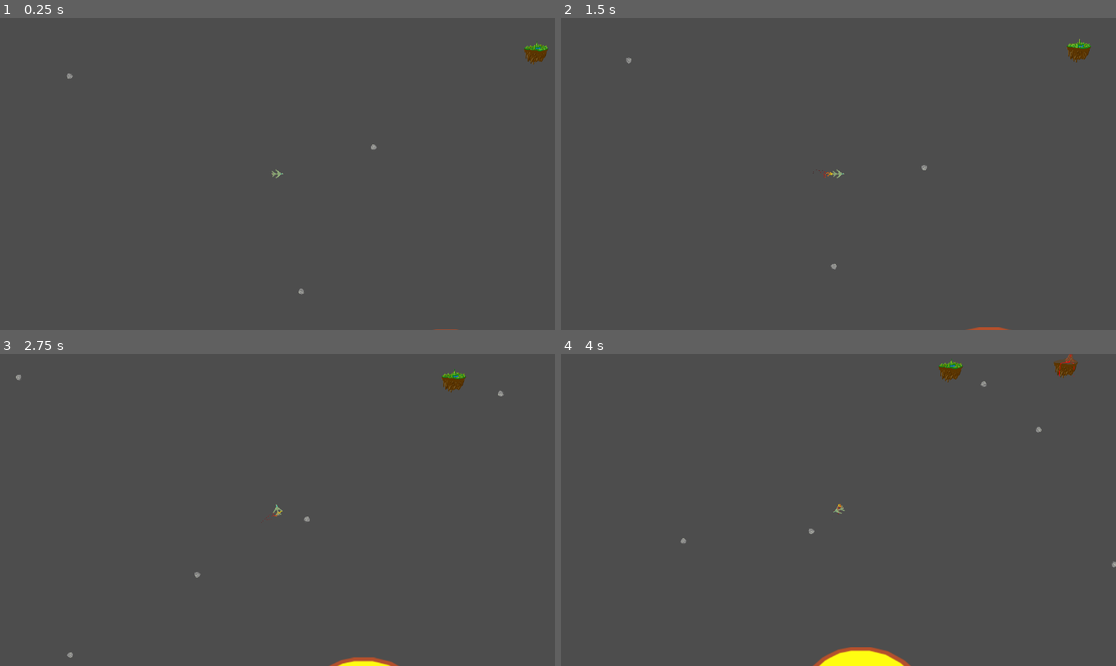
Above: before the commit, frames 1-4 (two rows, left to right).
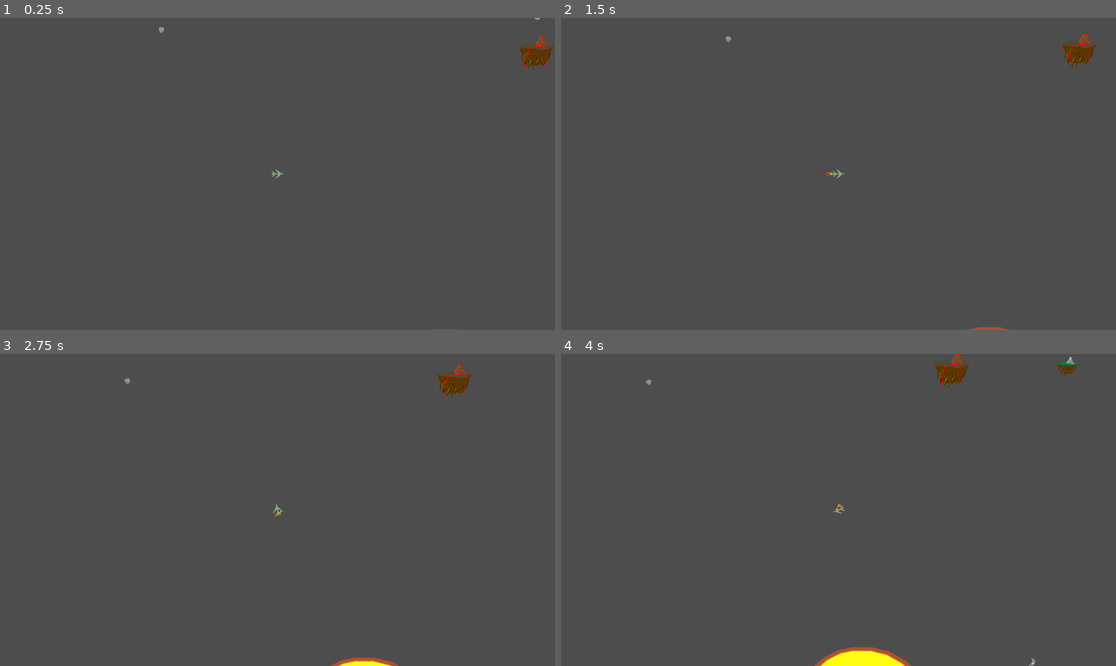
Above: after the commit, the same moments.

Repository: thekevalian/Space-Race
Game: Godot game, scene res://Scenes/planet_body_gen.tscn
Two runs of this game, one before a commit and one after it. Both use one fixed random seed, a clock stepped at 60 frames per second and the inputs below.
Inputs:
- Up to frame 1 (0.25 s): no input
- Up to frame 2 (1.5 s): hold W from 0.53 s (still down)
- Up to frame 3 (2.75 s): release W at 2.03 s; hold A from 2.03 s (still down)
- Up to frame 4 (4 s): keep holding A

The runs differ from the first frame. In frame 1, 0.3% of the frame differs, in the area x 12-100%, y 0-89%; in frame 2, 0.3%; in frame 3, 0.4%; in frame 4, 0.6%, in the area x 15-100%, y 0-100%.

Commit message:
Added Controller Support and very simple start screen

Diff:
--- a/space-race/Metadata/space_objects.json
+++ b/space-race/Metadata/space_objects.json
@@ -17,27 +17,27 @@
 		},
 		"FloatingIsland1": {
 			"filename": "FloatingIsland1.png",
-			"mass": 1e4,
-			"radius": 25
+			"mass": 5e5,
+			"radius": 20
 		},
 		"FloatingIsland2": {
 			"filename": "FloatingIsland2.png",
-			"mass": 1e4,
-			"radius": 25
+			"mass": 3e4,
+			"radius": 35
 		},
 		"FloatingIsland3": {
 			"filename": "FloatingIsland3.png",
-			"mass": 1e4,
+			"mass": 1e5,
 			"radius": 25
 		},
 		"Donut": {
 			"filename": "Donut.png",
-			"mass": 1e4,
-			"radius": 25
+			"mass": 2e6,
+			"radius": 30
 		},
 		"Moon2Crescent": {
 			"filename": "Moon2Crescent.png",
-			"mass": 1e3,
+			"mass": 4.5e4,
 			"radius": 10
 		}
 	},
--- a/space-race/Scenes/Player.tscn
+++ b/space-race/Scenes/Player.tscn
@@ -16,6 +16,9 @@
 [node name="RigidBody2D" type="RigidBody2D"]
 gravity_scale = 0.0
 script = ExtResource("1_kyqiw")
+thrust_force = null
+rotation_speed = null
+world_bounds = null
 
 [node name="Sprite2D" type="Sprite2D" parent="."]
 texture_filter = 2
--- /dev/null
+++ b/space-race/Scenes/StartScreen.tscn
@@ -0,0 +1,19 @@
+[gd_scene load_steps=2 format=3 uid="uid://dk3d8e16ydopb"]
+
+[ext_resource type="Script" uid="uid://c1vuydbfwp64h" path="res://Scripts/StartButton.gd" id="1_ko4ly"]
+
+[node name="Node2D" type="Node2D"]
+position = Vector2(496, 235)
+
+[node name="Button" type="Button" parent="."]
+top_level = true
+visibility_layer = 512
+texture_filter = 1
+offset_left = 488.0
+offset_top = 308.0
+offset_right = 578.0
+offset_bottom = 339.0
+scale = Vector2(2, 2)
+text = "Start the Game"
+script = ExtResource("1_ko4ly")
+metadata/_edit_use_anchors_ = true
--- a/space-race/Scenes/planet_body_gen.tscn
+++ b/space-race/Scenes/planet_body_gen.tscn
@@ -8,3 +8,6 @@
 
 [node name="RigidBody2D" parent="." instance=ExtResource("2_txtl6")]
 position = Vector2(3, -2)
+thrust_force = 80.0
+rotation_speed = 8.0
+world_bounds = Rect2(-1000, -1000, 2000, 2000)
--- a/space-race/Scripts/Player_Movement.gd
+++ b/space-race/Scripts/Player_Movement.gd
@@ -15,6 +15,32 @@
 var dead = false
 
 var zoom = Vector2(3, 3)
+# In your player script
+const PlanetGen = preload("res://Scripts/planet_body_gen.gd")
+
+@export var world_bounds = Rect2(
+	Vector2(-PlanetGen.MAX_DISPLAY_DISTANCE, -PlanetGen.MAX_DISPLAY_DISTANCE),
+	Vector2(PlanetGen.MAX_DISPLAY_DISTANCE*2, PlanetGen.MAX_DISPLAY_DISTANCE*2)
+)
+
+var joy_id := -1
+var use_joypad := false
+const deadzone := 0.1
+
+func _ready() -> void:
+	var joypads = Input.get_connected_joypads()
+	if len(joypads) == 0:
+		print("No Gamepad Connected")
+	else:
+		joy_id = joypads[0]
+		use_joypad = true
+		print("Joypad Connected")
+
+func get_joy_input(joy_axis : int) -> float:
+	var thrust = (-1*Input.get_joy_axis(joy_id, joy_axis)+1)/2 # Normalize the input to 0-1
+	if thrust < deadzone:
+		thrust = 0
+	return thrust
 
 func _integrate_forces(state: PhysicsDirectBodyState2D) -> void:
 
@@ -36,33 +62,64 @@
 	particleRight.emitting = false
 	active = false
 
-	# Rotate left/right
-	if Input.is_key_pressed(KEY_A):
-		torque -= rotation_speed
-		particleRight.emitting = true
-		active = true
+	if not use_joypad:
+		# Rotate left/right
+		if Input.is_key_pressed(KEY_A):
+			torque -= rotation_speed
+			particleRight.emitting = true
+			active = true
 
-	if Input.is_key_pressed(KEY_D):
-		torque += rotation_speed
-		particleLeft.emitting = true
-		active = true
+		if Input.is_key_pressed(KEY_D):
+			torque += rotation_speed
+			particleLeft.emitting = true
+			active = true
 
-	# Apply rotation torque
-	apply_torque_impulse(torque)
+		# Apply rotation torque
+		apply_torque_impulse(torque)
 
-	# Forward thrust
-	if Input.is_key_pressed(KEY_W):
-		var forward_dir := Vector2.RIGHT.rotated(rotation)
-		thrust = forward_dir * thrust_force * state.step
-		apply_central_impulse(thrust)
-		particleMain.emitting = true
-		active = true
+		# Forward thrust
+		if Input.is_key_pressed(KEY_W):
+			var forward_dir := Vector2.RIGHT.rotated(rotation)
+			thrust = forward_dir * thrust_force * state.step
+			apply_central_impulse(thrust)
+			particleMain.emitting = true
+			active = true
+
+	else:
+		var left_thrust = get_joy_input(0)
+		var middle_thrust = get_joy_input(1)
+		var right_thrust = get_joy_input(2)
+		if left_thrust > 0:
+			torque -= rotation_speed*left_thrust
+			particleRight.emitting = true
+			active = true
+		if right_thrust > 0:
+			torque += rotation_speed
+			particleLeft.emitting = true
+			active = true
+
+		apply_torque_impulse(torque)
+
+		if middle_thrust > 0:
+			var forward_dir := Vector2.RIGHT.rotated(rotation)
+			thrust = forward_dir * thrust_force * state.step * middle_thrust
+			apply_central_impulse(thrust)
+			particleMain.emitting = true
+			active = true
+
 
 	if active and not jets.playing:
 		jets.play()
 	elif not active and jets.playing:
 		jets.stop()
 
+	# Clamp player within the world bounds
+	var pos = state.transform.origin
+	pos.x = clamp(pos.x, world_bounds.position.x, world_bounds.position.x + world_bounds.size.x)
+	pos.y = clamp(pos.y, world_bounds.position.y, world_bounds.position.y + world_bounds.size.y)
+	state.transform.origin = pos
+
+
 	# Optional speed limit (prevents infinite acceleration)
 	#if linear_velocity.length() > max_speed:
 		#linear_velocity = linear_velocity.normalized() * max_speed
--- /dev/null
+++ b/space-race/Scripts/StartButton.gd
@@ -0,0 +1,13 @@
+extends Button
+
+
+# Called when the node enters the scene tree for the first time.
+func _ready() -> void:
+	pass # Replace with function body.
+
+func _pressed() -> void:
+	get_tree().change_scene_to_file("res://Scenes/planet_body_gen.tscn")
+
+# Called every frame. 'delta' is the elapsed time since the previous frame.
+func _process(delta: float) -> void:
+	pass
--- a/space-race/Scripts/planet_body_gen.gd
+++ b/space-race/Scripts/planet_body_gen.gd
@@ -10,6 +10,9 @@
 
 @onready var player: RigidBody2D = $RigidBody2D
 const g = 0.20
+const MIN_PLAYER_DISTANCE = 300.0  # Prevents spawning too close to player
+const MIN_PLANET_SPACING = 150.0   # Prevents overlapping between planets
+const MAX_ATTEMPTS = 50            # Prevent infinite loops when placing
 
 func _ready():
 	load_barycenters()
@@ -24,18 +27,49 @@
 	# All planets can only be generated once
 	randomize()
 	for planet in space_objects["planets"].keys():
-		var pos = Vector2(randf_range(-MAX_DISPLAY_DISTANCE, MAX_DISPLAY_DISTANCE),
-						  randf_range(-MAX_DISPLAY_DISTANCE, MAX_DISPLAY_DISTANCE))
-		var radius = space_objects["planets"][planet]["radius"]
-		var mass = space_objects["planets"][planet]["mass"]
-		var texture_filepath = "res://Assets/" + space_objects["planets"][planet]["filename"]
-		var texture = load(texture_filepath)
-		if texture == null:
-			print("Failed to load texture for:", texture_filepath)
+		var placed = false
+		var attempts = 0
 
-		var planet_obj = Planet.new(planet, pos, radius, true, texture, mass)
-		add_child(planet_obj)
-		space_object_arr.append(planet_obj)
+		while not placed and attempts < MAX_ATTEMPTS:
+			attempts += 1
+
+			var pos = Vector2(
+				randf_range(-MAX_DISPLAY_DISTANCE, MAX_DISPLAY_DISTANCE),
+				randf_range(-MAX_DISPLAY_DISTANCE, MAX_DISPLAY_DISTANCE)
+			)
+
+			var radius = space_objects["planets"][planet]["radius"]
+			var mass = space_objects["planets"][planet]["mass"]
+			var texture_filepath = "res://Assets/" + space_objects["planets"][planet]["filename"]
+			var texture = load(texture_filepath)
+			if texture == null:
+				print("Failed to load texture for:", texture_filepath)
+				break
+
+			# Check distance from player
+			if pos.distance_to(Vector2.ZERO) < MIN_PLAYER_DISTANCE + radius:
+				continue
+
+			# Check distance from other planets
+			var too_close = false
+			for other in space_object_arr:
+				if other.exerts_gravity:
+					var min_distance = radius + other.radius + MIN_PLANET_SPACING
+					if pos.distance_to(other.global_position) < min_distance:
+						too_close = true
+						break
+
+			if too_close:
+				continue
+
+			# Passed all checks, place the planet
+			var planet_obj = Planet.new(planet, pos, radius, true, texture, mass)
+			add_child(planet_obj)
+			space_object_arr.append(planet_obj)
+			placed = true
+
+		if not placed:
+			print("Failed to place planet:", planet, "after", MAX_ATTEMPTS, "attempts")
 
 	# Load Asteroid Textures
 	for asteroid in space_objects["asteroids"].keys():
@@ -69,7 +103,7 @@
 			continue
 		if obj.exerts_gravity:
 			var direction = obj.global_position - player.global_position
-			var distance_squared = max(direction.length_squared(), 10.0)  # prevent divide-by-zero
+			var distance_squared = max(direction.length_squared(), 4.0)  # prevent divide-by-zero
 			var force_magnitude = g * obj.mass * player.mass / distance_squared
 			var force = direction.normalized() * force_magnitude
 			player.apply_central_force(force)
Not shown: 1 places in space-race/Scenes/Player.tscn that only renumber resources
Not shown, added: space-race/Scripts/StartButton.gd.uid
